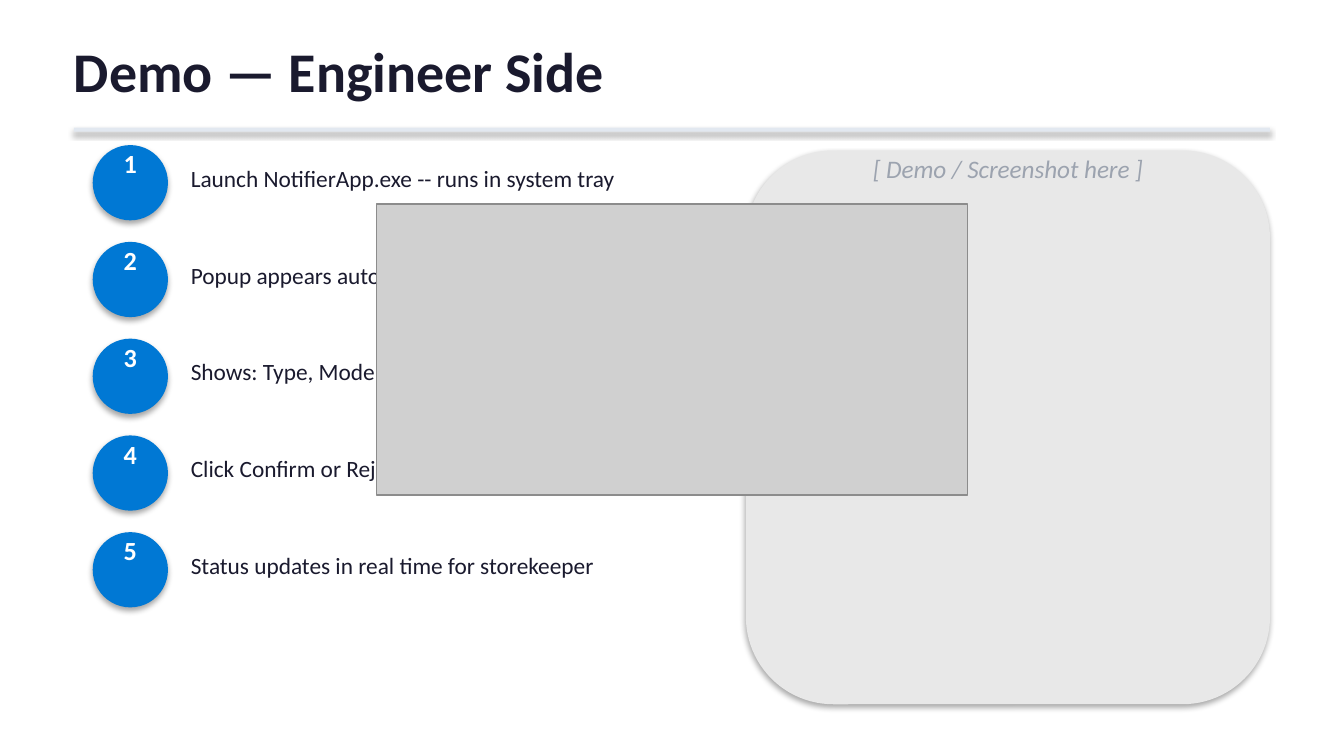
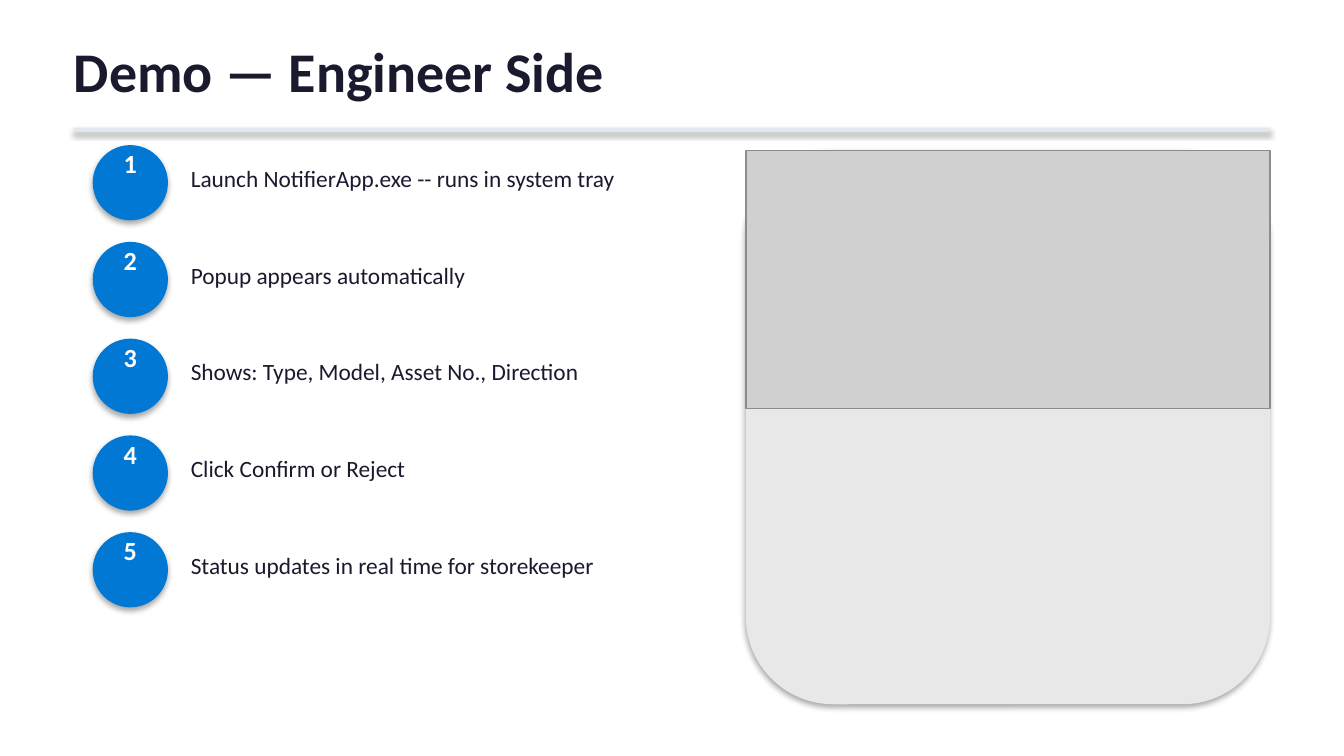
Before and after one commit to HaithamEldesouky/AssetManager, a slide deck: slide 11 of AssetManager_Presentation.pptx. Drawn at 1344x756 pixels with LibreOffice and Linux fonts; fonts in the diff are those of the drawing; grey boxes stand for pictures. Boxes give left, top, right and bottom in pixels: in the first picture for what was removed or moved away, otherwise in the second. Text is boxed around its words. In the diff, an @@ line names an element or a change of style, - is before the commit and + after.

```diff
--- a/AssetManager_Presentation.pptx
+++ b/AssetManager_Presentation.pptx
@@ picture: place and size @@
-picture at bbox=[376, 204, 968, 495]
+picture at bbox=[746, 151, 1270, 409]
@@ text removed at bbox=[886, 161, 1129, 178] @@
-[ Demo / Screenshot here ]
```
Also in this commit, not shown: 5 other slides changed.
